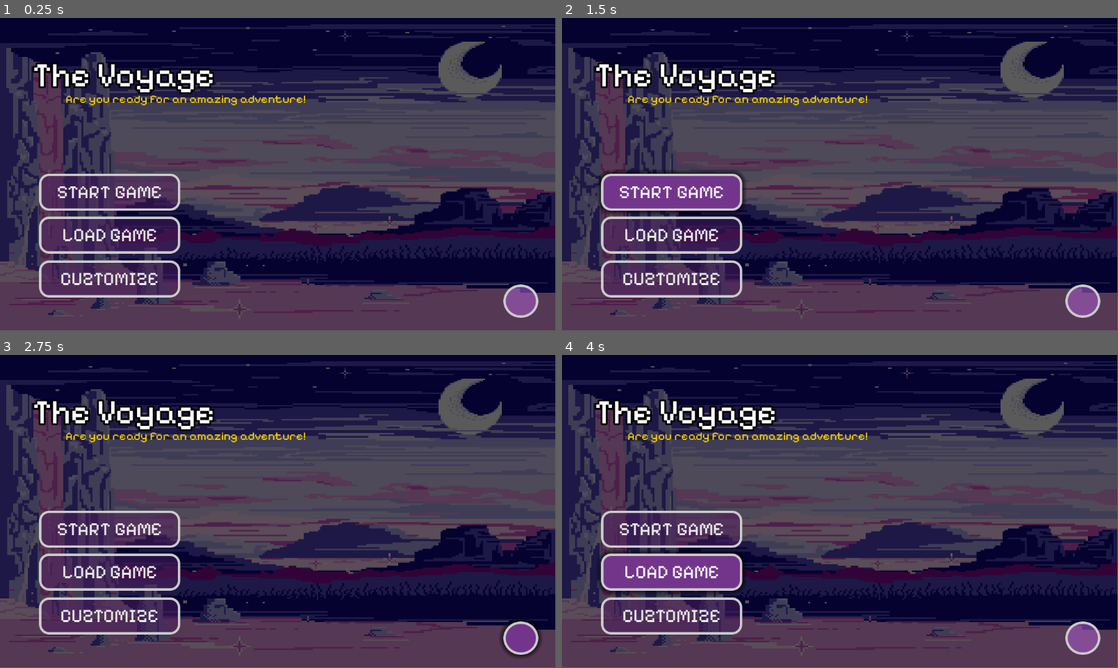
Above: before the commit, frames 1-4 (two rows, left to right).
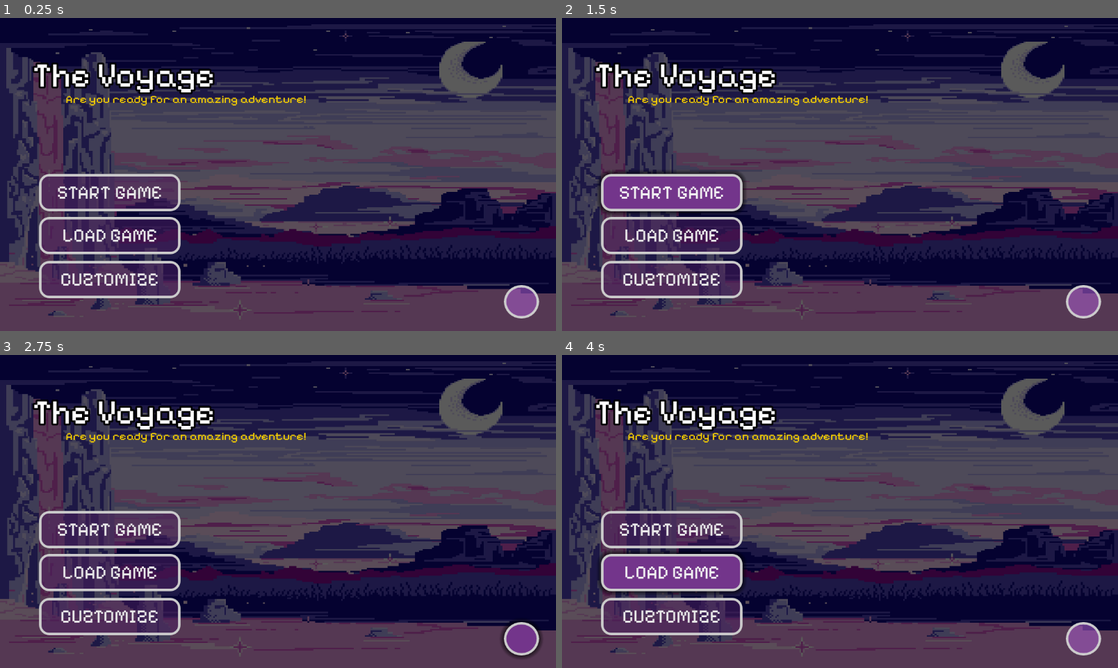
Above: after the commit, the same moments.

Repository: Sh4y-Cormac/MINI-IT-PROJECT-2-10
Game: Godot game, scene res://GUI Stuff/StartMenu.tscn
The game is run twice, just before and just after one commit, with the same random seed, the same clock (stepped at 60 frames per second) and the same inputs. After the commit the project has no main scene; this scene is started directly in both runs.
Inputs (mouse positions are in pixels of both pictures, inside the frame that each line leads up to):
- Up to frame 1 (0.25 s): no input
- Up to frame 2 (1.5 s): click "START GAME" at 0.5 s; click "START GAME" at 1.25 s
- Up to frame 3 (2.75 s): click (522, 636) at 2 s
- Up to frame 4 (4 s): click "CUZTOMIZE" at 2.75 s; click "LOAD GAME" at 3.5 s
In our replay, the window is 799x449 before the commit and 800x450 after it. These sizes can differ from the game's own. Grey fills any space a smaller window leaves; there, only what the larger window draws over its background counts as a difference.

The runs differ from the first frame. In frame 1, 3.4% of the frame differs, in the area x 0-100%, y 0-96%; in frame 2, 3.4%; in frame 3, 3.4%; in frame 4, 3.4%.

Commit message:
movement

Diff:
--- a/project.godot
+++ b/project.godot
@@ -11,33 +11,53 @@
 [application]
 
 config/name="MINI IT : 2-10"
-run/main_scene="uid://u7yluuk8jor6"
 config/features=PackedStringArray("4.4", "GL Compatibility")
 config/icon="res://icon.svg"
 
+[autoload]
+
+Functions="*res://GUI Stuff/functions.gd"
+
+[display]
+
+window/size/mode=3
+window/stretch/mode="viewport"
+window/stretch/aspect="keep_width"
+
 [input]
 
-jump={
+move_right={
 "deadzone": 0.2,
-"events": [Object(InputEventKey,"resource_local_to_scene":false,"resource_name":"","device":-1,"window_id":0,"alt_pressed":false,"shift_pressed":false,"ctrl_pressed":false,"meta_pressed":false,"pressed":false,"keycode":0,"physical_keycode":32,"key_label":0,"unicode":32,"location":0,"echo":false,"script":null)
+"events": [Object(InputEventKey,"resource_local_to_scene":false,"resource_name":"","device":0,"window_id":0,"alt_pressed":false,"shift_pressed":false,"ctrl_pressed":false,"meta_pressed":false,"pressed":false,"keycode":0,"physical_keycode":68,"key_label":0,"unicode":0,"location":0,"echo":false,"script":null)
+, Object(InputEventKey,"resource_local_to_scene":false,"resource_name":"","device":-1,"window_id":0,"alt_pressed":false,"shift_pressed":false,"ctrl_pressed":false,"meta_pressed":false,"pressed":false,"keycode":0,"physical_keycode":4194321,"key_label":0,"unicode":0,"location":0,"echo":false,"script":null)
 ]
 }
 move_left={
 "deadzone": 0.2,
-"events": [Object(InputEventKey,"resource_local_to_scene":fa …(140 unchanged characters)… d":false,"keycode":0,"physical_keycode":4194319,"key_label":0,"unicode":0,"location":0,"echo":false,"script":null)
-, Object(InputEventKey,"resource_local_to_scene":false,"reso …(131 unchanged characters)… d":false,"keycode":0,"physical_keycode":65,"key_label":0,"unicode":97,"location":0,"echo":false,"script":null)
+"events": [Object(InputEventKey,"resource_local_to_scene":fa …(140 unchanged characters)… d":false,"keycode":0,"physical_keycode":65,"key_label":0,"unicode":97,"location":0,"echo":false,"script":null)
+, Object(InputEventKey,"resource_local_to_scene":false,"reso …(131 unchanged characters)… d":false,"keycode":0,"physical_keycode":4194319,"key_label":0,"unicode":0,"location":0,"echo":false,"script":null)
 ]
 }
-move_right={
+click={
 "deadzone": 0.2,
-"events": [Object(InputEventKey,"resource_local_to_scene":false,"resource_name":"","device":-1,"window_id":0,"alt_pressed":false,"shift_pressed":false,"ctrl_pressed":false,"meta_pressed":false,"pressed":false,"keycode":0,"physical_keycode":4194321,"key_label":0,"unicode":0,"location":0,"echo":false,"script":null)
-, Object(InputEventKey,"resource_local_to_scene":false,"resource_name":"","device":-1,"window_id":0,"alt_pressed":false,"shift_pressed":false,"ctrl_pressed":false,"meta_pressed":false,"pressed":false,"keycode":0,"physical_keycode":68,"key_label":0,"unicode":100,"location":0,"echo":false,"script":null)
+"events": [Object(InputEventMouseButton,"resource_local_to_scene":false,"resource_name":"","device":-1,"window_id":0,"alt_pressed":false,"shift_pressed":false,"ctrl_pressed":false,"meta_pressed":false,"button_mask":0,"position":Vector2(0, 0),"global_position":Vector2(0, 0),"factor":1.0,"button_index":1,"canceled":false,"pressed":false,"double_click":false,"script":null)
+]
+}
+skip_keybind={
+"deadzone": 0.2,
+"events": [Object(InputEventKey,"resource_local_to_scene":false,"resource_name":"","device":0,"window_id":0,"alt_pressed":false,"shift_pressed":false,"ctrl_pressed":false,"meta_pressed":false,"pressed":false,"keycode":0,"physical_keycode":32,"key_label":0,"unicode":0,"location":0,"echo":false,"script":null)
+]
+}
+jump={
+"deadzone": 0.2,
+"events": [Object(InputEventKey,"resource_local_to_scene":false,"resource_name":"","device":-1,"window_id":0,"alt_pressed":false,"shift_pressed":false,"ctrl_pressed":false,"meta_pressed":false,"pressed":false,"keycode":0,"physical_keycode":32,"key_label":0,"unicode":32,"location":0,"echo":false,"script":null)
+, Object(InputEventKey,"resource_local_to_scene":false,"resource_name":"","device":-1,"window_id":0,"alt_pressed":false,"shift_pressed":false,"ctrl_pressed":false,"meta_pressed":false,"pressed":false,"keycode":0,"physical_keycode":87,"key_label":0,"unicode":119,"location":0,"echo":false,"script":null)
 ]
 }
 dash={
 "deadzone": 0.2,
 "events": [Object(InputEventKey,"resource_local_to_scene":false,"resource_name":"","device":-1,"window_id":0,"alt_press …(195 unchanged characters)…
-, Object(InputEventKey,"resource_local_to_scene":false,"reso …(137 unchanged characters)… se,"keycode":0,"physical_keycode":4194325,"key_label":0,"unicode":0,"location":0,"echo":false,"script":null)
+, Object(InputEventKey,"resource_local_to_scene":false,"reso …(137 unchanged characters)… se,"keycode":0,"physical_keycode":4194326,"key_label":0,"unicode":0,"location":0,"echo":false,"script":null)
 ]
 }
 
--- a/scenes/movementgame.tscn
+++ /dev/null
@@ -1,21 +0,0 @@
-[gd_scene load_steps=3 format=3 uid="uid://cvvex065inpsq"]
-
-[ext_resource type="PackedScene" uid="uid://cix3v6f2rc4d6" path="res://scenes/player_move.tscn" id="1_4v37b"]
-
-[sub_resource type="WorldBoundaryShape2D" id="WorldBoundaryShape2D_4v37b"]
-distance = -1.0
-
-[node name="movementgame" type="Node2D"]
-
-[node name="player move" parent="." instance=ExtResource("1_4v37b")]
-position = Vector2(27, 59)
-
-[node name="Camera2D" type="Camera2D" parent="."]
-position = Vector2(29, 34)
-zoom = Vector2(4, 4)
-
-[node name="StaticBody2D" type="StaticBody2D" parent="."]
-
-[node name="CollisionShape2D" type="CollisionShape2D" parent="StaticBody2D"]
-position = Vector2(26, 64)
-shape = SubResource("WorldBoundaryShape2D_4v37b")
--- a/scenes/player_move.tscn
+++ /dev/null
@@ -1,76 +0,0 @@
-[gd_scene load_steps=10 format=3 uid="uid://cix3v6f2rc4d6"]
-
-[ext_resource type="Texture2D" uid="uid://cdkuxd6k0q0uj" path="res://sprites/movement sprite.png" id="1_u4p0t"]
-[ext_resource type="Script" uid="uid://cyf0kays30r2d" path="res://script/player_move.gd" id="1_xywsj"]
-[ext_resource type="Texture2D" uid="uid://doomwyk4mwtq8" path="res://sprites/characters proganist.png" id="2_8y7dd"]
-
-[sub_resource type="AtlasTexture" id="AtlasTexture_1jt52"]
-atlas = ExtResource("2_8y7dd")
-region = Rect2(0, 0, 64, 64)
-
-[sub_resource type="AtlasTexture" id="AtlasTexture_8y7dd"]
-atlas = ExtResource("1_u4p0t")
-region = Rect2(64, 0, 64, 64)
-
-[sub_resource type="AtlasTexture" id="AtlasTexture_u4p0t"]
-atlas = ExtResource("1_u4p0t")
-region = Rect2(0, 0, 64, 64)
-
-[sub_resource type="AtlasTexture" id="AtlasTexture_xywsj"]
-atlas = ExtResource("1_u4p0t")
-region = Rect2(64, 0, 64, 64)
-
-[sub_resource type="SpriteFrames" id="SpriteFrames_1jt52"]
-animations = [{
-"frames": [{
-"duration": 1.0,
-"texture": SubResource("AtlasTexture_1jt52")
-}],
-"loop": true,
-"name": &"idle",
-"speed": 5.0
-}, {
-"frames": [{
-"duration": 1.0,
-"texture": SubResource("AtlasTexture_8y7dd")
-}],
-"loop": true,
-"name": &"jump",
-"speed": 5.0
-}, {
-"frames": [{
-"duration": 1.0,
-"texture": SubResource("AtlasTexture_u4p0t")
-}, {
-"duration": 1.0,
-"texture": SubResource("AtlasTexture_xywsj")
-}],
-"loop": true,
-"name": &"run",
-"speed": 6.0
-}]
-
-[sub_resource type="RectangleShape2D" id="RectangleShape2D_4aer8"]
-size = Vector2(30, 50)
-
-[node name="player move" type="CharacterBody2D"]
-script = ExtResource("1_xywsj")
-
-[node name="AnimatedSprite2D" type="AnimatedSprite2D" parent="."]
-texture_filter = 1
-position = Vector2(0, -25)
-sprite_frames = SubResource("SpriteFrames_1jt52")
-animation = &"jump"
-autoplay = "run"
-
-[node name="CollisionShape2D" type="CollisionShape2D" parent="."]
-position = Vector2(-2, -26)
-shape = SubResource("RectangleShape2D_4aer8")
-
-[node name="dash_timer" type="Timer" parent="."]
-wait_time = 0.2
-
-[node name="dash_again_timer" type="Timer" parent="."]
-
-[connection signal="timeout" from="dash_timer" to="." method="_on_dashtimer_timeout"]
-[connection signal="timeout" from="dash_again_timer" to="." method="_on_dash_again_timer_timeout"]
--- a/script/player_move.gd
+++ /dev/null
@@ -1,67 +0,0 @@
-extends CharacterBody2D
-
-
-const SPEED = 130.0
-const JUMP_VELOCITY = -300.0
-var jump_count = 0
-
-const DASH_SPEED = 500.0
-var dashing = false
-var can_dash = true
-
-var gravity = ProjectSettings.get_setting("physics/2d/default_gravity")
-
-@onready var animated_sprites = $AnimatedSprite2D
-
-func _physics_process(delta: float) -> void:
-	# Add the gravity.
-	if not is_on_floor():
-		velocity += get_gravity() * delta
-	else:
-		jump_count = 0
-
-	# Handle jump.
-	if Input.is_action_just_pressed("jump") and jump_count < 2:
-		jump_count += 1
-		velocity.y = JUMP_VELOCITY
-
-	if Input.is_action_just_pressed("dash") and can_dash:
-		dashing = true
-		can_dash = false
-		$dash_timer.start()
-		$dash_again_timer.start()
-
-	# Get the input direction : -1, 0, 1
-	var direction := Input.get_axis("move_left", "move_right")
-	if direction:
-		if dashing:
-			velocity.x = direction * DASH_SPEED
-		else:
-			velocity.x = direction * SPEED
-	else:
-		velocity.x = move_toward(velocity.x, 0, SPEED)
-
-	# flip sprite
-	if direction > 0:
-		animated_sprites.flip_h = false
-	elif direction < 0:
-		animated_sprites.flip_h = true
-
-	# Play animation
-	if is_on_floor():
-		if direction == 0:
-			animated_sprites.play("idle")
-		else:
-			animated_sprites.play("run")
-	else:
-		animated_sprites.play("jump")
-
-
-	move_and_slide()
-
-#make it stop dashing
-func _on_dashtimer_timeout() -> void:
-	dashing = false
-
-func _on_dash_again_timer_timeout() -> void:
-	can_dash = true
Not shown, changed: animated_sprite_2d.gd.uid
Not shown, changed: canvas_group.gd.uid
Not shown, removed: script/player_move.gd.uid
Not shown, changed: tile_map_layer.gd.uid
